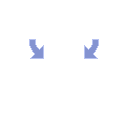
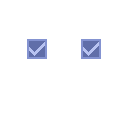
Layers edited between the first and the second 128x128 image:
added layer "Layer 4" above "Layer 3" over [81, 39, 101, 59]
added layer "Layer 3" above "Layer 2" over [27, 39, 47, 59]
